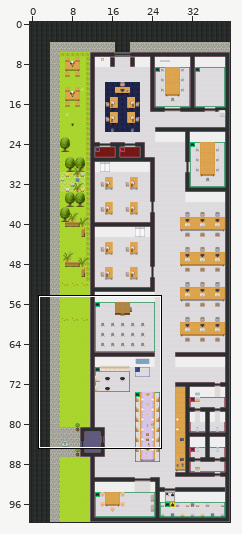
Tiled map (JSON) -- map.tmj. Above: a wide view before the commit, with the close-up outlined.
Close-up. Earlier state:
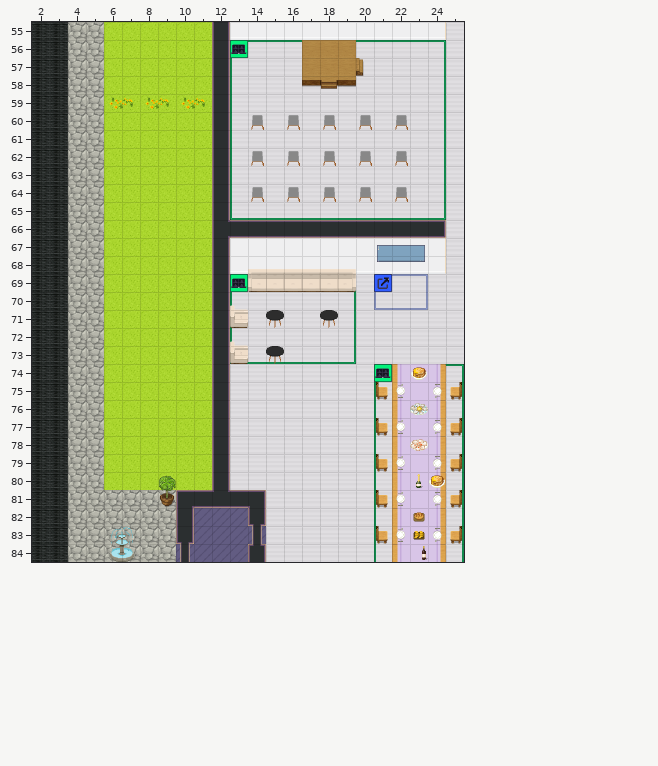
Cells are 32x32 px. Shown: x 2..25, y 55..84. The commit also changed other parts of the map, which this record leaves out.
New version:
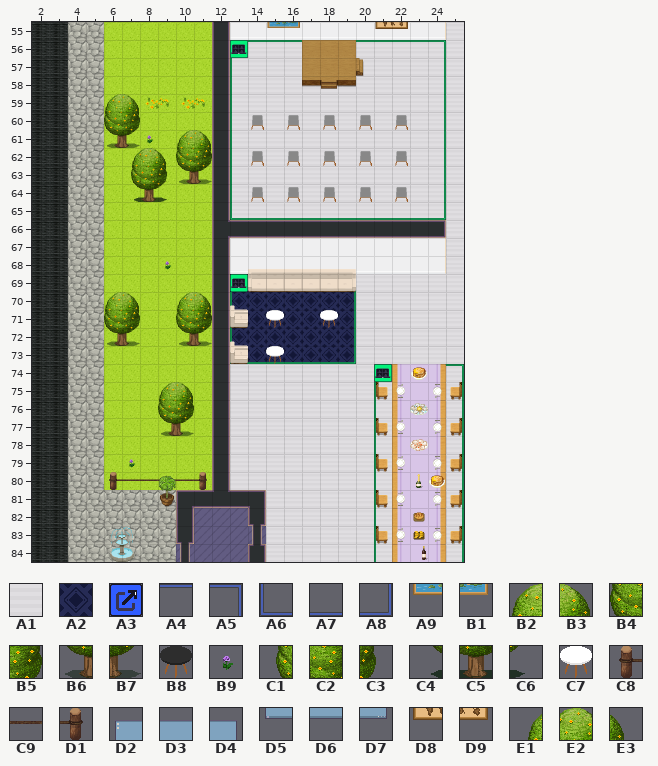
Key: from "Chunk 1": A1 5, A2 6, A3 27, A4 28, A5 29, A6 30, A7 31, A8 32, A9 97, B1 98, B2 99, B3 100, B4 101, B5 102, B6 103, B7 104, B8 166, B9 170, C1 171, C2 172, C3 173, C4 174, C5 175, C6 176, C7 185, C8 194, C9 195, D1 196, D2 210, D3 211, D4 212, D5 213, D6 214, D7 215, D8 237, D9 238; from "Chunk 2": E1 21, E2 22, E3 23.
__ is an empty cell.
Change:
{"where": "layer \"floor/floor1\""}
{"y":70,"x":13,"old":"A1 A1 A1 A1 A1 A1 A1","new":"A2 A2 A2 A2 A2 A2 A2"}
{"y":71,"x":14,"old":"A1 A1 A1 A1 A1 A1","new":"A2 A2 A2 A2 A2 A2"}
{"y":72,"x":13,"old":"A1 A1 A1 A1 A1 A1 A1","new":"A2 A2 A2 A2 A2 A2 A2"}
{"y":73,"x":14,"old":"A1 A1 A1 A1 A1 A1","new":"A2 A2 A2 A2 A2 A2"}
{"where": "layer \"floor/floor2\""}
{"y":69,"x":21,"old":"A3 A4 A5","new":"__ __ __"}
{"y":70,"x":21,"old":"A6 A7 A8","new":"__ __ __"}
{"where": "layer \"furniture/furniture2\""}
{"y":60,"x":6,"old":"__ __","new":"B4 B5"}
{"y":61,"x":6,"old":"__ __ __","new":"B6 B7 B9"}
{"y":62,"x":10,"old":"__ __","new":"B4 B5"}
{"y":63,"x":7,"old":"__ __ __ __ __","new":"C1 C2 C3 B6 B7"}
{"y":64,"x":7,"old":"__ __ __","new":"C4 C5 C6"}
{"y":68,"x":9,"old":"__","new":"B9"}
{"y":71,"x":6,"old":"__ __","new":"B4 B5"}
{"y":71,"x":10,"old":"__ __","new":"B4 B5"}
{"y":71,"x":15,"old":"B8","new":"C7"}
{"y":71,"x":18,"old":"B8","new":"C7"}
{"y":72,"x":6,"old":"__ __","new":"B6 B7"}
{"y":72,"x":10,"old":"__ __","new":"B6 B7"}
{"y":73,"x":15,"old":"B8","new":"C7"}
{"y":76,"x":9,"old":"__ __","new":"B4 B5"}
{"y":77,"x":9,"old":"__ __","new":"B6 B7"}
{"y":79,"x":7,"old":"__","new":"B9"}
{"y":80,"x":6,"old":"__ __ __ __ __ __","new":"C8 C9 C9 C9 C9 D1"}
{"where": "layer \"furniture/furniture3\""}
{"y":55,"x":15,"old":"__ __","new":"A9 B1"}
{"y":55,"x":21,"old":"__ __","new":"D8 D9"}
{"y":67,"x":21,"old":"D2 D3 D4","new":"__ __ __"}
{"y":68,"x":21,"old":"D5 D6 D7","new":"__ __ __"}
{"where": "layer \"above/above2\""}
{"y":59,"x":6,"old":"__ __","new":"B2 B3"}
{"y":61,"x":10,"old":"__ __","new":"B2 B3"}
{"y":62,"x":7,"old":"__ __ __","new":"E1 E2 E3"}
{"y":70,"x":6,"old":"__ __","new":"B2 B3"}
{"y":70,"x":10,"old":"__ __","new":"B2 B3"}
{"y":75,"x":9,"old":"__ __","new":"B2 B3"}
